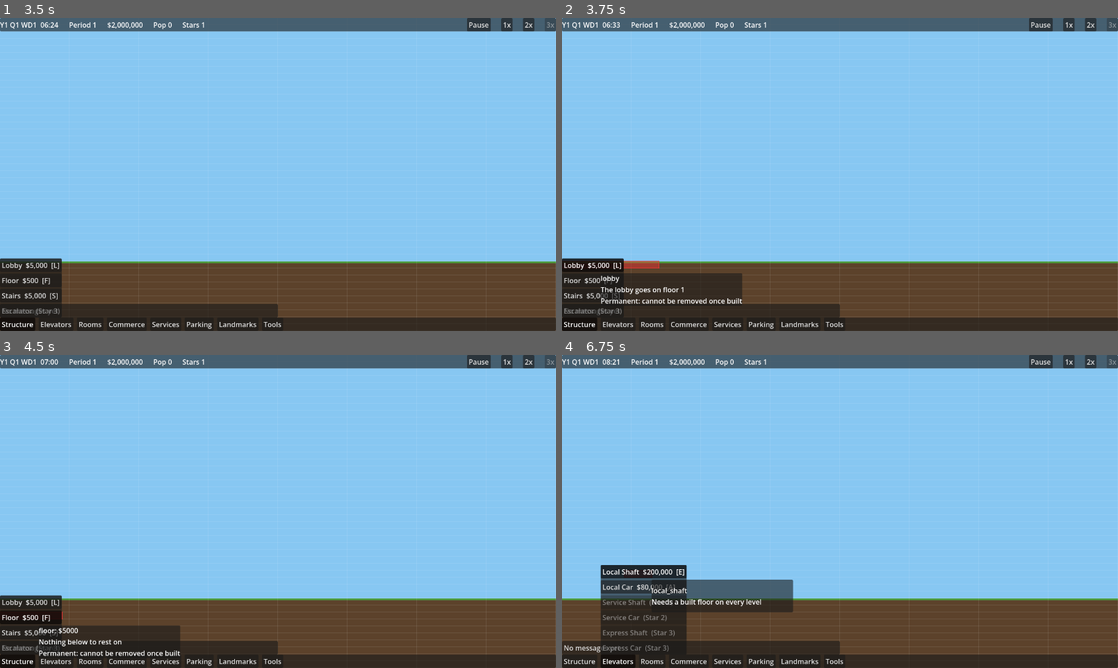
Above: before the commit, frames 1-4 (two rows, left to right).
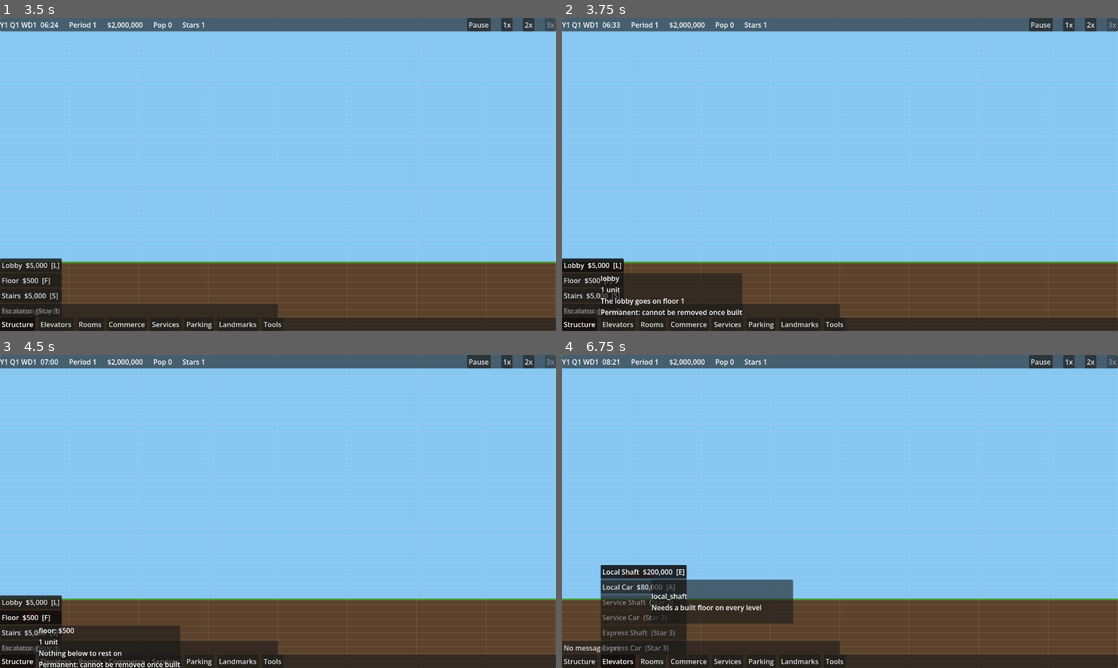
Above: after the commit, the same moments.

Repository: evidencelacking/TowerGame
Game: Godot game, scene res://scenes/main.tscn
Two runs of this game, one before a commit and one after it. Both use one fixed random seed, a clock stepped at 60 frames per second and the inputs below.
Inputs:
- Up to frame 1 (3.5 s): click "2x" at 0.5 s; click "1x" at 1.25 s; click "3x" at 2 s; click "Structure" at 2.75 s
- Up to frame 2 (3.75 s): click "Lobby $5,000 [L]" at 3.5 s
- Up to frame 3 (4.5 s): click "Floor $500 [F]" at 4.25 s
- Up to frame 4 (6.75 s): click "Stairs $5,000 [S]" at 5 s; click "Elevators" at 5.75 s; click "Local Shaft $200,000 [E]" at 6.5 s

Frame 1 is identical in both runs. In frame 2, 0.8% of the frame differs, in the area x 6-33%, y 77-95%; in frame 3, 0.8%; in frame 4, 1.2%, in the area x 16-42%, y 74-86%.

Commit message:
Drag lobby and floor to any width (refs #127)
Co-Authored-By: Claude Opus 5.5 <noreply@anthropic.com>

Diff:
--- a/scripts/view/placement_ghost.gd
+++ b/scripts/view/placement_ghost.gd
@@ -5,7 +5,8 @@
 ## View only. Every verdict comes from the sim's read-only check_* functions; this file only
 ## words them. A left click enqueues the matching command. The toolbar (toolbar.gd) picks the
 ## tool too. Keys: L lobby, F floor, S stairs, O office, C condo, E local shaft, A local car, B bulldoze,
-## R replace, Esc none. Shaft tools use a vertical drag (DragGesture): press, drag, release sends.
+## R replace, Esc none. Shaft tools use a vertical drag and the lobby and floor tools a horizontal one
+## (DragGesture): press, drag, release sends. A plain click on a lobby or floor tool is a 1-unit span.
 
 const VC := preload("res://scripts/view/view_consts.gd")
 const RoomsScript := preload("res://scripts/sim/rooms.gd")
@@ -19,8 +20,6 @@
 const BULLDOZE := "bulldoze"  ## Tools that are not catalogue ids: BULLDOZE and REPLACE.
 const REPLACE := "replace"  ## Bulldoze the room under the cursor and build last_room there.
 const STAIRS := "stairs"
-const FLOOR_SPAN_WIDTH: int = 10  ## Ghost width for the floor tool (view tunable).
-const LOBBY_SPAN_WIDTH: int = 20  ## Ghost width for the lobby tool (view tunable).
 const PERMANENT_TEXT := "Permanent: cannot be removed once built"
 const VALID_TINT := Color(0.2, 0.9, 0.3, 0.45)
 const INVALID_TINT := Color(0.95, 0.2, 0.2, 0.45)
@@ -73,7 +72,7 @@
 var last_room: String = "office"  ## The room the replace tool builds: the last room tool chosen.
 var _last_key: Array = []  ## What result was computed for; check_* only reruns when it changes.
 var result: Dictionary = {}  ## Last evaluate() verdict, for the label and the tests.
-var _drag: DragScript = DragScript.new(DragScript.Axis.VERTICAL)  ## Shaft tools: press, drag, release.
+var _drag: DragScript = DragScript.new(DragScript.Axis.VERTICAL)  ## Drag tools: press, drag, release.
 var _panel: PanelContainer
 var _label: Label
 
@@ -97,7 +96,7 @@
 
 func set_tool(value: String) -> void:
 	tool = value
-	_drag.cancel()
+	_drag = DragScript.new(DragScript.Axis.HORIZONTAL if is_span_tool(value) else DragScript.Axis.VERTICAL)
 	if value in RoomsScript.PLACEABLE:
 		last_room = value
 	_last_key = []
@@ -107,6 +106,11 @@
 static func is_buildable(tool_id: String) -> bool:
 	return tool_id in [BULLDOZE, REPLACE, STAIRS, "lobby", "floor"] or tool_id in RoomsScript.PLACEABLE \
 		or ElevatorTools.handles(tool_id)
+
+
+## True for the tools dragged sideways to any width: the lobby and the floor.
+static func is_span_tool(tool_id: String) -> bool:
+	return tool_id == "lobby" or tool_id == "floor"
 
 
 ## Wording for a sim refusal code. source is "floors", "rooms" or "bulldoze".
@@ -127,9 +131,6 @@
 
 ## Footprint width in cells of a tool's ghost.
 static func width_of(tool_id: String) -> int:
-	match tool_id:
-		"lobby": return LOBBY_SPAN_WIDTH
-		"floor": return FLOOR_SPAN_WIDTH
 	if CatalogueScript.has(tool_id):
 		return CatalogueScript.field(tool_id, "width")
 	return 1
@@ -138,7 +139,9 @@
 ## Judges a tool at (floor_number, x_left) by asking the sim's check_* functions. Returns
 ## {valid, cost, text, permanent, floor, x, width, height}. Reads only; never changes the tower.
 ## For shaft tools, gesture is {"start_floor", "start_column"} of a drag in progress (else the
-## verdict is for a click at the cell).
+## verdict is for a click at the cell). For the lobby and floor tools x_left is the column the
+## pointer is on and gesture {"start_column"} the column the drag began on: the span runs between
+## them, both ends included (no gesture: a 1-unit span).
 static func evaluate(t: TowerSim, tool_id: String, floor_number: int, x_left: int, star_rating: int, kind: String = "", gesture: Dictionary = {}) -> Dictionary:
 	if ElevatorTools.handles(tool_id):
 		return _evaluate_elevator(t, tool_id, floor_number, x_left, star_rating, gesture)
@@ -148,6 +151,11 @@
 		return _evaluate_bulldoze(t, floor_number, x_left, out)
 	if tool_id == REPLACE:
 		return _evaluate_replace(t, kind if kind != "" else "office", floor_number, x_left, star_rating, out)
+	if is_span_tool(tool_id):
+		var first: int = gesture.get("start_column", x_left)
+		out["x"] = mini(first, x_left)
+		out["width"] = absi(x_left - first) + 1
+		out["note"] = "%d unit%s" % [out["width"], "" if out["width"] == 1 else "s"]
 	out["permanent"] = is_permanent(tool_id)
 	if not CatalogueScript.has(tool_id):
 		out["text"] = reason_text("rooms", RoomsScript.UNKNOWN_KIND)
@@ -157,12 +165,12 @@
 	match tool_id:
 		"lobby":
 			source = "floors"
-			var lobby := t.floors.check_lobby(floor_number, x_left, x_left + LOBBY_SPAN_WIDTH - 1, 1)
+			var lobby := t.floors.check_lobby(floor_number, out["x"], out["x"] + out["width"] - 1, 1)
 			code = lobby["reason"]
 			out["cost"] = lobby["cost"]
 		"floor":
 			source = "floors"
-			var span := t.floors.check_span(floor_number, x_left, x_left + FLOOR_SPAN_WIDTH - 1)
+			var span := t.floors.check_span(floor_number, out["x"], out["x"] + out["width"] - 1)
 			code = span["reason"]
 			out["cost"] = span["cost"]
 		STAIRS:
@@ -232,8 +240,8 @@
 		STAIRS: return Cmd.make(due, Cmd.PLACE_STAIRS, [floor_number, x] as Array[int])
 		"local_shaft", "service_shaft", "local_car", "service_car":
 			return Cmd.make(due, verdict["command"], verdict["args"])
-		"lobby": return Cmd.make(due, Cmd.BUILD_LOBBY, [1, x, x + LOBBY_SPAN_WIDTH - 1, 1] as Array[int])
-		"floor": return Cmd.make(due, Cmd.BUILD_FLOOR, [floor_number, x, x + FLOOR_SPAN_WIDTH - 1] as Array[int])
+		"lobby": return Cmd.make(due, Cmd.BUILD_LOBBY, [1, x, x + verdict["width"] - 1, 1] as Array[int])
+		"floor": return Cmd.make(due, Cmd.BUILD_FLOOR, [floor_number, x, x + verdict["width"] - 1] as Array[int])
 	if CatalogueScript.has(tool_id):
 		return Cmd.make(due, Cmd.PLACE_ROOM, [CatalogueScript.IDS.find(tool_id), floor_number, x] as Array[int])
 	return null
@@ -313,12 +321,12 @@
 	return Vector2i(GridScript.index_to_floor(GridScript.FLOOR_COUNT - 1 - row), floori(world.x / VC.CELL_PX))
 
 
-## Left button down on a cell. Shaft tools start a drag; every other tool builds at once.
-## Returns true if a command was queued (or, for a shaft tool, a drag began).
+## Left button down on a cell. Shaft, lobby and floor tools start a drag; every other tool
+## builds at once. Returns true if a command was queued (or, for a drag tool, a drag began).
 func press(floor_number: int, column: int) -> bool:
 	if tower == null or tool == "":
 		return false
-	if ElevatorTools.is_shaft_tool(tool):
+	if ElevatorTools.is_shaft_tool(tool) or is_span_tool(tool):
 		_drag.begin(floor_number, column)
 		hover(floor_number, column)
 		return true
@@ -326,7 +334,7 @@
 	return commit()
 
 
-## Left button up. Ends a shaft drag and sends its command if the verdict is valid.
+## Left button up. Ends a drag and sends its command if the verdict is valid.
 func release(floor_number: int, column: int) -> bool:
 	if not _drag.active or tower == null:
 		return false
@@ -341,13 +349,17 @@
 	if tower == null or tool == "":
 		return {}
 	_drag.update(floor_number, column)
-	var x_left := column if tool in [BULLDOZE, REPLACE] else column - width_of(tool) / 2
+	if is_span_tool(tool) and _drag.active:
+		floor_number = _drag.start_floor  ## A sideways drag stays on the floor it began on.
+	var x_left := column if tool in [BULLDOZE, REPLACE] or is_span_tool(tool) else column - width_of(tool) / 2
 	var key: Array = [tool, last_room, floor_number, x_left, stars, tower.ledger.balance, _drag.key()]
 	if key != _last_key:  ## check_replace copies the grid, so only judge when something changed.
 		_last_key = key
 		var gesture := {}
 		if _drag.active:
 			gesture = {"start_floor": _drag.start_floor, "start_column": _drag.start_column}
+			if is_span_tool(tool):
+				gesture = {"start_column": _drag.start_column}
 		result = evaluate(tower, tool, floor_number, x_left, stars, last_room, gesture)
 		if _label != null:
 			_label.text = "\n".join(lines_for(tool, result))
--- a/tests/test_elevator_controls.gd
+++ b/tests/test_elevator_controls.gd
@@ -22,11 +22,13 @@
 
 ## Picks a tool, presses on a cell, releases on another floor (shaft tools), and steps one tick
 ## so the command lands. Returns true if a command was queued.
-static func _gesture(ghost: Ghost, tool_id: String, from_floor: int, column: int, to_floor: int) -> bool:
+static func _gesture(ghost: Ghost, tool_id: String, from_floor: int, column: int, to_floor: int, end_column: int = -1) -> bool:
 	ghost.set_tool(tool_id)
 	var queued := ghost.press(from_floor, column)
 	if ElevatorTools.is_shaft_tool(tool_id):
 		queued = ghost.release(to_floor, column)
+	elif Ghost.is_span_tool(tool_id):  ## The lobby and floor tools drag sideways to end_column.
+		queued = ghost.release(to_floor, end_column)
 	ghost.tower.step()
 	return queued
 
@@ -36,10 +38,9 @@
 static func _built(funds: int = 5000000) -> Ghost:
 	var ghost := Ghost.new()
 	ghost.set_tower(TowerSim.new(1, funds))
-	_gesture(ghost, "lobby", 1, 110, 1)
+	_gesture(ghost, "lobby", 1, 100, 1, 119)
 	for floor_number in [2, 3]:
-		_gesture(ghost, "floor", floor_number, 105, floor_number)
-		_gesture(ghost, "floor", floor_number, 115, floor_number)
+		_gesture(ghost, "floor", floor_number, 100, floor_number, 119)
 	return ghost
 
 
@@ -165,7 +166,7 @@
 	check.call(again["valid"] and again["args"] == on_args and "stop on at 2" in again["note"], "a second click turns the stop back on")
 	# Resize: growing over unbuilt floors is refused, then over a built floor it is queued.
 	check.call(not _gesture(ghost, "local_shaft", 3, SHAFT_COLUMN, 5), "growing a shaft over unbuilt floors queues nothing")
-	_gesture(ghost, "floor", 4, 105, 4)
+	_gesture(ghost, "floor", 4, 100, 4, 109)
 	ghost.set_tool("local_shaft")
 	ghost.press(3, SHAFT_COLUMN)
 	var grow := ghost.hover(4, SHAFT_COLUMN)
--- a/tests/test_ghost.gd
+++ b/tests/test_ghost.gd
@@ -19,6 +19,12 @@
 	return tower
 
 
+static func _ints(values: Array) -> Array[int]:
+	var out: Array[int] = []
+	out.assign(values)
+	return out
+
+
 static func _kind(id: String) -> int:
 	return CatalogueScript.IDS.find(id)
 
@@ -28,6 +34,7 @@
 
 
 static func run(check: Callable) -> void:
+	_run_spans(check)
 	var t := _wide()
 	check.call(t.floors.has_lobby(), "fixture: the lobby is built")
 	# Valid: cost includes the floor bought under the room (9 units at 500 on top of 40000).
@@ -40,7 +47,7 @@
 	# One refusal reason each, worded by us.
 	check.call(_text(t, "office", 2, 125) == "Too wide for the floor below", "an overhanging room reads as too wide")
 	check.call(not Ghost.evaluate(t, "office", 2, 125, 1)["valid"], "an overhanging office is invalid")
-	check.call(_text(t, "floor", 2, 125) == "Too wide for the floor below", "a wide floor span reads as too wide")
+	check.call(Ghost.evaluate(t, "floor", 2, 140, 5, "", {"start_column": 125})["text"] == "Too wide for the floor below", "a wide floor span reads as too wide")
 	check.call(_text(t, "office", -1, 100) == "Above ground only", "below ground reads as above ground only")
 	check.call(_text(t, "service_shaft", 2, 100, 1) == "Needs 2 stars", "a locked room reads as star locked")
 	check.call(not Ghost.evaluate(t, "service_shaft", 2, 100, 1)["valid"], "a star-locked ghost is invalid")
@@ -54,7 +61,7 @@
 	check.call(_text(t, "office", 2, 100) == "Overlaps another room", "a room over a room reads as overlap")
 	check.call(_text(t, "office", 2, 104) == "Overlaps another room", "a partial overlap reads as overlap")
 	check.call(t.floors.mark_shaft(3, 105), "fixture: a shaft cell is marked on floor 3")
-	check.call(_text(t, "floor", 3, 100) == "Over a shaft", "a floor span over a shaft reads as over a shaft")
+	check.call(Ghost.evaluate(t, "floor", 3, 110, 5, "", {"start_column": 100})["text"] == "Over a shaft", "a floor span over a shaft reads as over a shaft")
 	var poor := _wide()
 	TestRooms._send(poor, Command.PURCHASE, [poor.ledger.balance - 1000, 1] as Array[int])
 	var broke := Ghost.evaluate(poor, "office", 2, 100, 1)
@@ -86,3 +93,57 @@
 		if not removable:
 			permanent_rows += 1
 	check.call(permanent_rows >= 6, "the catalogue has at least the six permanent rows (the loop covers any more)")
+
+
+## Lobby and floor are dragged to any width (#127): N units cost N times the catalogue price.
+static func _run_spans(check: Callable) -> void:
+	var lobby_unit: int = CatalogueScript.cost("lobby") + CatalogueScript.FLOOR_COST_PER_UNIT
+	var ghost := Ghost.new()
+	ghost.set_tower(TowerSim.new(1, 2000000))
+	var t := ghost.tower
+	ghost.set_tool("lobby")
+	check.call(ghost.press(1, 50) and ghost._drag.active, "pressing with the lobby tool starts a drag")
+	var live := ghost.hover(1, 76)
+	check.call(live["valid"] and live["x"] == 50 and live["width"] == 27 and live["cost"] == 27 * lobby_unit, "the lobby ghost spans the drag at the catalogue cost per unit")
+	check.call("27 units" in Ghost.lines_for("lobby", live) and "lobby: $%d" % (27 * lobby_unit) in Ghost.lines_for("lobby", live), "the label shows the span and the total")
+	check.call(ghost.hover(3, 76)["floor"] == 1, "a sideways drag stays on its floor")
+	check.call(ghost.release(1, 76), "releasing queues the lobby")
+	check.call(t._queue.size() == 1 and t._queue[0].kind == Command.BUILD_LOBBY and t._queue[0].args == _ints([1, 50, 76, 1]), "one command carries x_start and x_end")
+	var before := t.ledger.balance
+	t.step()
+	check.call(before - t.ledger.balance == 27 * lobby_unit and t.floors.has_floor(1, 50) and t.floors.has_floor(1, 76) and not t.floors.has_floor(1, 77), "a 27-unit drag builds exactly 27 units")
+	# Backwards drag, one-unit drag, and a plain click.
+	var back := TowerSim.new(1, 2000000)
+	ghost.set_tower(back)
+	ghost.set_tool("lobby")
+	ghost.press(1, 90)
+	check.call(ghost.release(1, 80) and back._queue[0].args == _ints([1, 80, 90, 1]), "dragging left builds the same span")
+	var tiny := TowerSim.new(1, 2000000)
+	ghost.set_tower(tiny)
+	ghost.set_tool("lobby")
+	ghost.press(1, 10)
+	check.call(ghost.release(1, 10) and tiny._queue[0].args == _ints([1, 10, 10, 1]), "a 1-unit drag works")
+	tiny.step()
+	check.call(tiny.ledger.balance == 2000000 - lobby_unit and tiny.floors.has_floor(1, 10), "a 1-unit lobby costs one unit")
+	# Past the tower edge is refused with a reason, and nothing is queued.
+	ghost.set_tower(TowerSim.new(1, 2000000))
+	ghost.set_tool("lobby")
+	ghost.press(1, 390)
+	var edge := ghost.hover(1, 400)
+	check.call(not edge["valid"] and edge["text"] == "Runs off the tower's edge", "a drag past the tower edge is refused with a reason")
+	check.call(not ghost.release(1, 400) and ghost.tower._queue.is_empty(), "a refused drag queues nothing")
+	# Floors: N units at the floor price; a gap or overhang below refuses.
+	var tower := _wide()
+	ghost.set_tower(tower)
+	ghost.set_tool("floor")
+	ghost.press(2, 105)
+	var floor_drag := ghost.hover(2, 114)
+	check.call(floor_drag["valid"] and floor_drag["width"] == 10 and floor_drag["cost"] == 10 * CatalogueScript.FLOOR_COST_PER_UNIT, "the floor ghost costs the floor price per unit")
+	check.call(ghost.release(2, 114), "releasing queues the floor")
+	tower.step()
+	check.call(tower.floors.has_floor(2, 105) and tower.floors.has_floor(2, 114) and not tower.floors.has_floor(2, 115) and not tower.floors.has_floor(2, 104), "a 10-unit floor drag builds exactly 10 units")
+	ghost.press(2, 125)
+	var over_gap := ghost.hover(2, 140)
+	check.call(not over_gap["valid"] and over_gap["text"] == "Too wide for the floor below", "a floor drag hanging past the floor below is refused with a reason")
+	ghost.set_tool("")
+	ghost.free()
